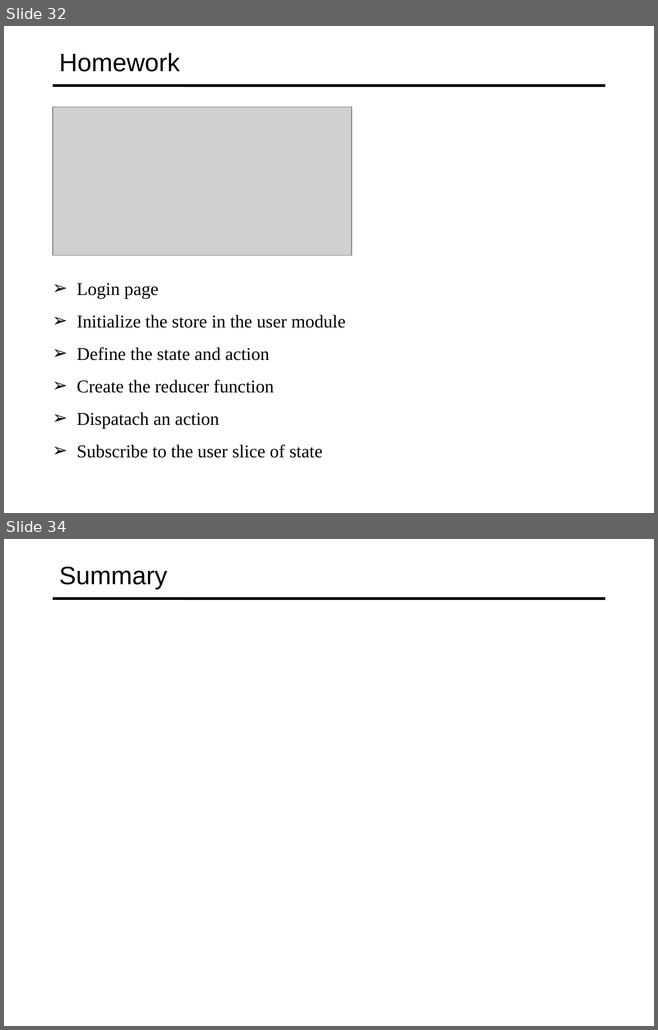
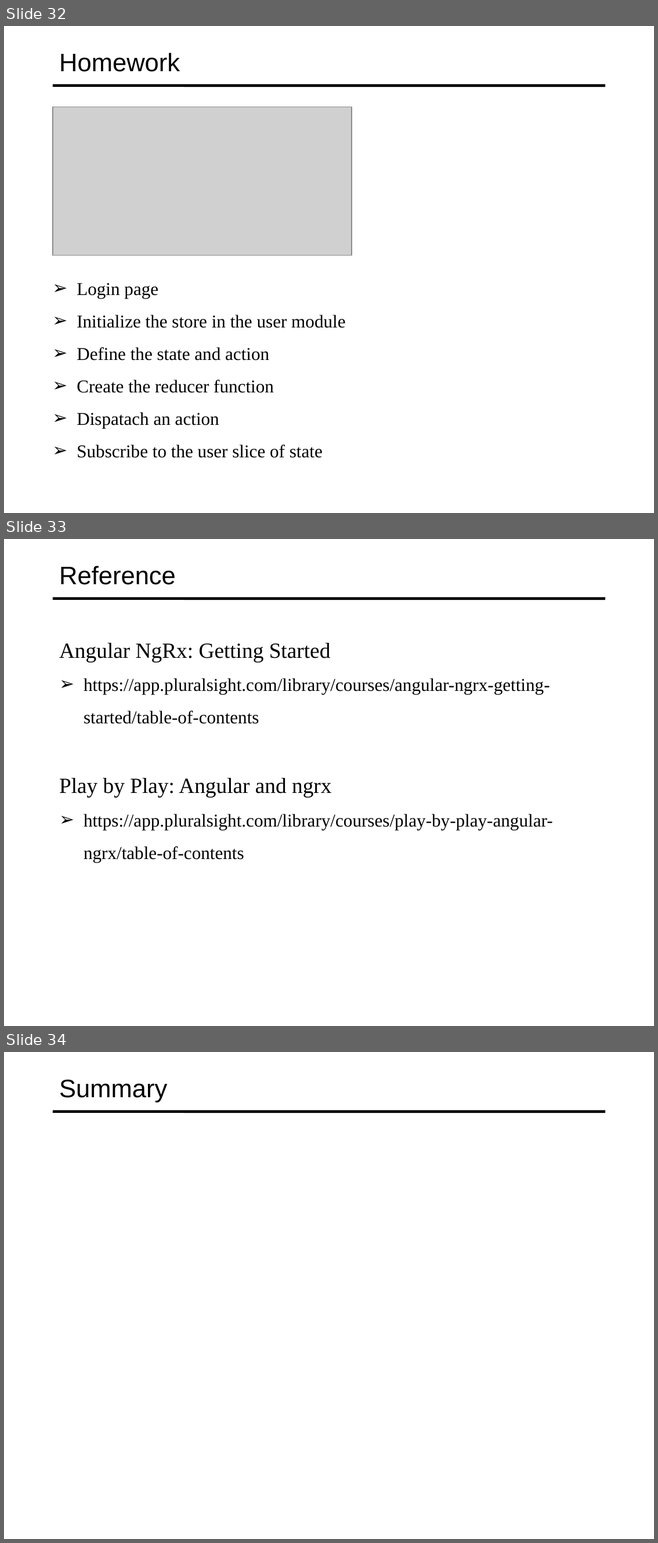
Before and after one commit to specter01wj/Jago_Link_Training, a slide deck: Angular/Interview Lectures/NGRX/Angular_NGRX.ppt. Shown one above the other, each under a label of ours: slides 32 and 34 before the commit, slides 32, 33 and 34 after it; the slides between them are not shown. The pictures are 658x1030 and 658x1543 pixels, drawn with LibreOffice and Linux fonts; fonts in the diff are those of the drawing; grey boxes stand for pictures. Boxes give left, top, right and bottom in pixels: in the first picture for what was removed or moved away, otherwise in the second. Text is boxed around its words. In the diff, an @@ line names an element or a change of style, - is before the commit and + after.

Commit message:
06/04/2020 v1

```diff
--- a/Angular/Interview Lectures/NGRX/Angular_NGRX.ppt
+++ b/Angular/Interview Lectures/NGRX/Angular_NGRX.ppt
@@ slide 33 added at <box>4,539,654,1026</box>, background #FFFFFF; not listed: 1 template element that a slide beside it also shows @@
@@ title added at <box>59,566,176,585</box>, 28 pt, text #000000 @@
+Reference
@@ text added at <box>59,643,550,724</box>, 20 pt, text #000000 @@
+Angular NgRx: Getting Started
+➢ https://app.pluralsight.com/library/courses/angular-ngrx-getting-started/table-of-contents
@@ text added at <box>59,778,553,862</box>, 20 pt, text #000000 @@
+Play by Play: Angular and ngrx
+➢ https://app.pluralsight.com/library/courses/play-by-play-angular-ngrx/table-of-contents
```
Also in this commit, not shown: 1 slide removed.
